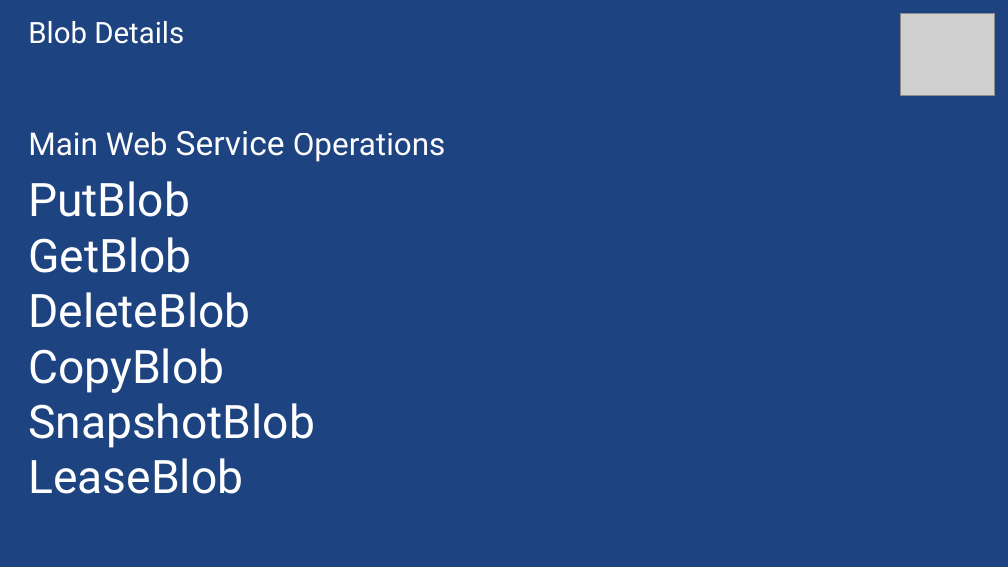
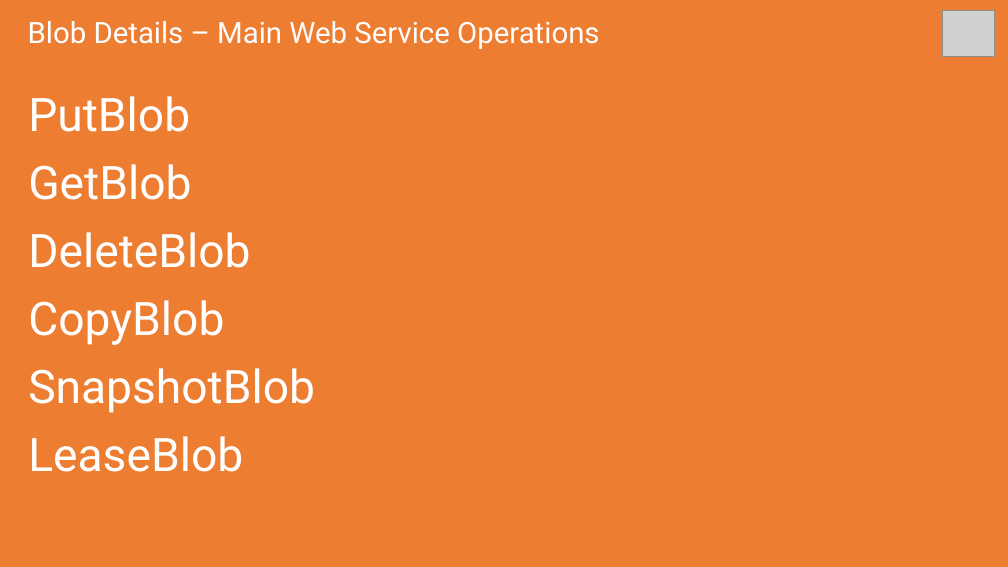
Before and after one commit to sack212/BasicAzureCamp, a slide deck: slide 6 of Data-Storage/Data-Storage.pptx (slide 5 before the commit). Drawn at 1008x567 pixels with LibreOffice and Linux fonts; fonts in the diff are those of the drawing; grey boxes stand for pictures. Boxes give left, top, right and bottom in pixels: in the first picture for what was removed or moved away, otherwise in the second. Text is boxed around its words. In the diff, an @@ line names an element or a change of style, - is before the commit and + after.

```diff
--- a/Data-Storage/Data-Storage.pptx
+++ b/Data-Storage/Data-Storage.pptx
@@ background #1D4380 to #ED7D31 @@
@@ text "PutBlob": place and size @@
-text "PutBlob" at <box>28,181,315,494</box>
+text "PutBlob" at <box>28,96,315,472</box>
@@ text "PutBlob" at <box>28,96,315,472</box>: more space between paragraphs; vertical alignment top to middle @@
@@ title at <box>28,21,600,49</box>: text changed @@
-Blob Details
+Blob Details – Main Web Service Operations
@@ picture: place and size @@
-picture at <box>901,14,995,96</box>
+picture at <box>942,11,995,57</box>
@@ text removed at <box>28,131,446,162</box> @@
-Main Web Service Operations
```
Also in this commit, not shown: 42 other slides changed, 25 slides added, 2 slides removed, 12 other files.
